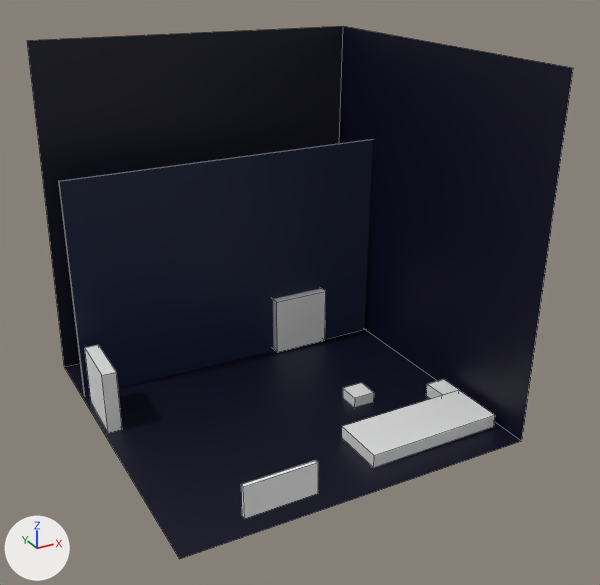
Two versions of the Blender file Blend/draft.blend, one commit apart.
The view is the same before and after, from a camera (50 mm lens) standing at (-35.6, -54.0, 38.7) and looking at (-5.1, 1.5, 11.0). The lights are fixed; the arrows at lower left show +X, +Y and +Z. Mesh edges are drawn as thin lines.

The first picture shows 'Bed', 'Cube', 'DEA', 'Door', 'DoorTwo', 'Wall', 'window'.
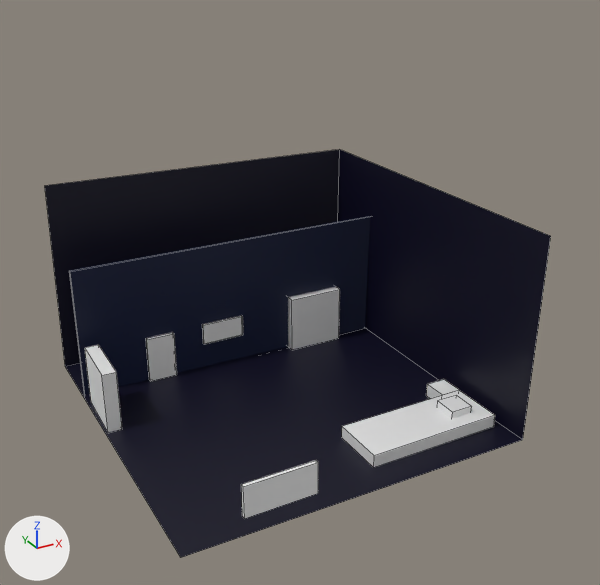
Commit message: 1st scene

Boxes [x1, y1, x2, y2] around the edits, measured in the pictures (600 x 585 px):
'Cube', moved, rescaled (7% narrower, 23% shorter)
    before: [27, 26, 573, 559]
    after: [45, 149, 551, 558]
'Wall', moved, rescaled (30% shorter)
    before: [59, 139, 373, 395]
    after: [70, 216, 370, 395]
'Door', moved
    before: [273, 288, 326, 352]
    after: [288, 287, 340, 349]
'Cube.002', added
    after: [146, 332, 177, 381]
'DEA', moved
    before: [343, 383, 374, 407]
    after: [437, 395, 471, 418]
'Cube.003', added
    after: [202, 316, 243, 344]

What changed in the scene script:
```text
Change ob_dea:
    ob_dea.location: (0.0, 0.0, 0.0) -> (5.06, -7.08, 0.93)
Change ob_cube:
    ob_cube.location: (-6.42, 3.03, 15.15) -> (-6.42, 3.03, 9.13)
    ob_cube.scale: (15.0, 15.0, 15.0) -> (8.89, 15.0, 15.0)
Change ob_door:
    ob_door.location: (0.38, 11.73, 2.99) -> (2.03, 11.73, 2.83)
Change ob_wall:
    ob_wall.location: (-3.59, 12.08, 10.01) -> (-3.59, 12.08, 6.17)
    ob_wall.scale: (17.7, 0.142, 10.1) -> (17.7, 0.142, 6.16)
Add ob_cube_003:
    ob_cube_003 = bpy.data.objects.new('Cube.003', me_cube_007.copy())  # the mesh of ob_window
    ob_cube_003.location = (-7.82, 11.66, 3.82)
    ob_cube_003.scale = (2.03, 0.0927, 1.0)
Add ob_cube_002:
    ob_cube_002 = bpy.data.objects.new('Cube.002', me_cube_007.copy())  # the mesh of ob_window
    ob_cube_002.location = (-14.05, 11.65, 2.54)
    ob_cube_002.scale = (1.3, -0.173, 2.16)
```
